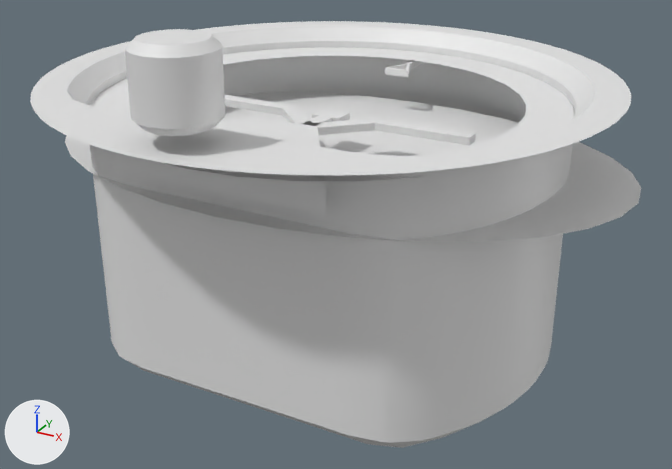
The Blender file Source/instruments/attitude/attitude.blend as it was, and as the next commit left it.
Before and after are seen from a 50 mm lens placed at (0.0585, -0.105, 0.0291), pointed at (0.0022, -0.0026, -0.0221). The lights are fixed; the arrows at lower left show +X, +Y and +Z. Materials are left out; every surface is plain grey.

The first picture shows 'airplane', 'case', 'horizon', 'horizon offset knob', 'misc', 'roll ring'.
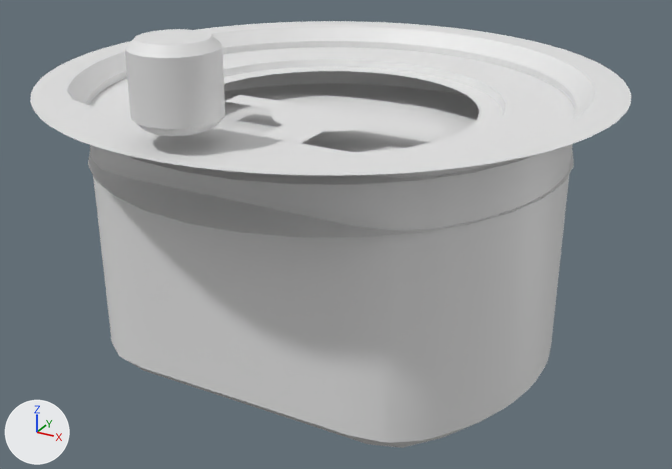
What changed in the scene script:
```text
Change me_airplane:
    used by ob_airplane; location = (0.0, -0.03, -0.006)
    remove me_airplane.from_pydata(...)  # 32 vertices, 28 faces; spans x -0.02..0.0, y 0.007..0.0316, z -0.001..0.0
    add me_airplane.from_pydata(...)  # 24 vertices, 11 faces; spans x -0.016..0.016, y 0.007..0.032, z 0.0
    me_airplane part 1: the loose piece of 16 vertices spanning x -0.02..0.0, y 0.007..0.031, z -0.001..0.0 is rebuilt with 24 vertices and now spans x -0.016..0.016, y 0.007..0.032, z 0.0
    me_airplane part 2: the loose piece of 16 vertices spanning x -0.002..0.0, y 0.024..0.0316, z -0.001..0.0 is deleted
Change me_horizon:
    where me_horizon.from_pydata(...)  # 32 vertices, 1 face; spans x -0.0407..0.0407, y -0.027..0.027, z 0.0
    used by ob_horizon; location = (0.0, 0.0, -0.011)
    me_horizon part 3: the whole mesh is scaled about its middle by (0.693, 0.693, 1)
Change me_roll_ring:
    used by ob_roll_ring; location = (0.0, 0.0, -0.004)
    remove me_roll_ring.from_pydata(...)  # 64 vertices, 32 faces; spans x -0.0314..0.0314, y -0.0314..0.0314, z 0.0
    add me_roll_ring.from_pydata(...)  # 128 vertices, 96 faces; spans x -0.0323..0.0323, y -0.0323..0.0323, z -0.001..0.0
    me_roll_ring part 4: the whole mesh is rebuilt
Add me_background:
    me_background.from_pydata(...)  # 32 vertices, 1 face; spans x -0.0319..0.0319, y -0.0319..0.0319, z 0.0
Remove ob_misc:
    ob_misc = bpy.data.objects.new('misc', me_misc)
    ob_misc.location = (0.0, 0.0, -0.006)
    ob_misc.material_slots[0].link = 'OBJECT'; ob_misc.material_slots[0].material = mat_horizon
Change ob_airplane:
    remove _m = ob_airplane.modifiers.new('Mirror', 'MIRROR')
Change ob_horizon:
    ob_horizon.location: (0.0, 0.0, -0.011) -> (0.0, 0.0, -0.009)
Add ob_background:
    ob_background = bpy.data.objects.new('background', me_background)
    ob_background.location = (0.0, 0.0, -0.01)
    ob_background.material_slots[0].link = 'OBJECT'; ob_background.material_slots[0].material = mat_horizon
```

Where the change shows, as pixel boxes (x1, y1, x2, y2) in the pictures (672 x 469 px):
'horizon', mesh rescaled, moved: before (65, 91, 641, 242); after (213, 94, 476, 152)
'roll ring', reshaped: before (90, 47, 574, 181); after (90, 47, 575, 185)
'background', added: after (88, 83, 574, 238)
'misc', deleted: before (111, 60, 425, 215)
'airplane', reshaped, modifiers changed (11% narrower): before (225, 95, 476, 145); after (225, 95, 448, 143)
part 1 of me_airplane, rebuilt: before (225, 95, 476, 145); after (225, 95, 448, 143)
part 2 of me_airplane, deleted: before (304, 109, 350, 126)
